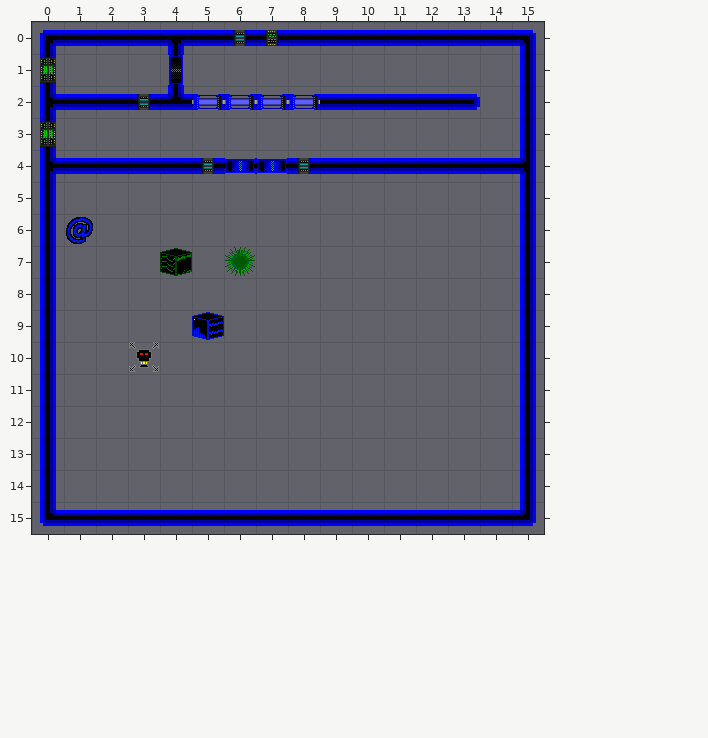
Two versions of a level (Tiled map, data/stories/1-in-the-beginning/level1.tmx). The picture above was drawn from the file before the commit.
Cells are 32x32 px. Shown: x 0..15, y 0..15.
Once edited:
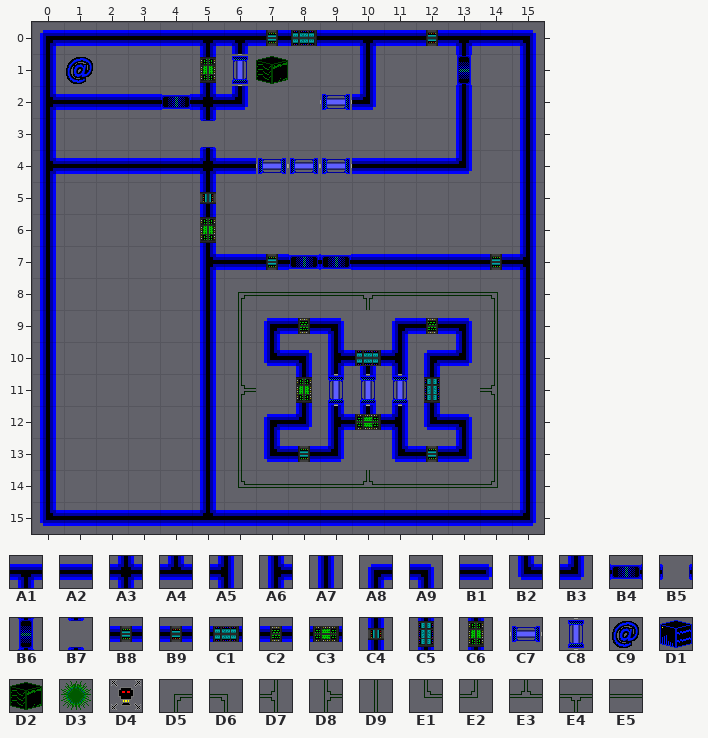
Key: from "alive": A1 0, A2 1, A3 2, A4 3, A5 4, A6 8, A7 10, A8 11, A9 12, B1 18, B2 19, B3 20, B4 32, B5 35, B6 36, B7 39, B8 40, B9 41, C1 42, C2 44, C3 46, C4 49, C5 50, C6 54, C7 64, C8 72, C9 96, D1 104, D2 112, D3 120, D4 128, D5 208, D6 209, D7 211, D8 212, D9 213, E1 216, E2 217, E3 218, E4 219, E5 220.
__ is an empty cell.
Objects are placed by their top-left corner, in cells (3,4 is the top-left corner of cell 3,4); size is 1x1 cell unless given.
Difference:
Layer "map":
y 0: x 4..8 A1 A2 A2 A2 A2 -> A2 A1 A1 B8 C1; x 10 A2 -> A1; x 13 A2 -> A1
y 1: x 6 __ -> C8; x 10 __ -> A7
y 2: x 4..13 A4 B5 B5 B5 B5 A2 A2 A2 A2 B1 -> B5 A3 B3 __ __ __ B3 __ __ A7
y 3: x 5 __ -> B7; x 13 __ -> A7
y 4: x 5..6 A2 __ -> A3 A2; x 8..9 A2 A2 -> __ __; x 13..15 A2 A2 A5 -> B3 __ A7
y 5: x 5 __ -> C4
y 6: x 5 __ -> A7
y 7: x 5..6 __ __ -> A6 A2; x 10..13 __ __ __ __ -> A2 A2 A2 A2; x 15 A7 -> A5
y 8: x 5..14 __ __ __ __ __ __ __ __ __ __ -> A7 D5 E5 E5 E5 E4 E5 E5 E5 D6
y 9: x 5..9 __ __ __ __ __ -> A7 D9 A8 A2 A9; x 11..14 __ __ __ __ -> A8 A2 A9 D9
y 10: x 5..14 __ __ __ __ __ __ __ __ __ __ -> A7 D9 B2 A9 A6 A1 A5 A8 B3 D9
y 11: x 5..6 __ __ -> A7 D8; x 8..12 __ __ __ __ __ -> A7 B7 B7 B7 A7; x 14 __ -> D7
y 12: x 5..14 __ __ __ __ __ __ __ __ __ __ -> A7 D9 A8 B3 A6 A4 A5 B2 A9 D9
y 13: x 5..9 __ __ __ __ __ -> A7 D9 B2 A2 B3; x 11..14 __ __ __ __ -> B2 A2 B3 D9
y 14: x 5..14 __ __ __ __ __ __ __ __ __ __ -> A7 E1 E5 E5 E5 E3 E5 E5 E5 E2
y 15: x 5 A2 -> A4
Layer "objects":
changed: B9 "door switch" at 3,2 -> B9 "door switch" at 12,0
changed: C9 "player" at 1,6 -> C9 "player" at 1,1
changed: B6 "entry door" at 4,1 -> B6 "entry door" at 13,1
changed: C6 "welcome term" at 0,1 -> C6 "welcome term" at 5,1
added: D2 "busy AI" at 7,1
changed: C7 at 8,2 -> C7 at 9,2
added: B4 "entry door" at 4,2
added: C7 "cap above" at 7,4
changed: C7 at 7,2 -> C7 at 9,4
changed: C7 at 6,2 -> C7 at 8,4
changed: C6 "unlocker" at 0,3 -> C6 "unlocker" at 5,6
changed: B4 "gate" at 7,4 -> B4 "gate" at 8,7
changed: B8 "broken term" at 8,4 -> B8 "broken term" at 14,7
changed: B8 "broken term" at 5,4 -> B8 "broken term" at 7,7
changed: B4 "gate" at 6,4 -> B4 "gate" at 9,7
changed: C2 "term" at 7,0 -> C2 "term" at 12,9
added: C2 "term" at 8,9
added: C1 "term" at 10,10
added: C8 at 9,11
added: C8 at 10,11
added: C8 at 11,11
added: C5 "term" at 12,11
added: C6 "term" at 8,11
added: C3 "term" at 10,12
changed: B8 "term" at 6,0 -> B8 "term" at 12,13
added: B8 "term" at 8,13
removed: C7 "cap 1" at 5,2
removed: D2 "working ai" at 4,7
removed: D3 "virus" at 6,7
removed: D1 "ice" at 5,9
removed: D4 "zombieX" at 3,10
Changed places in both pictures, as pixel boxes (x1, y1, x2, y2):
changed: (129, 30, 526, 516)
changed: (40, 57, 93, 84)
old place: (40, 121, 56, 147)
old place: (66, 217, 93, 244)
